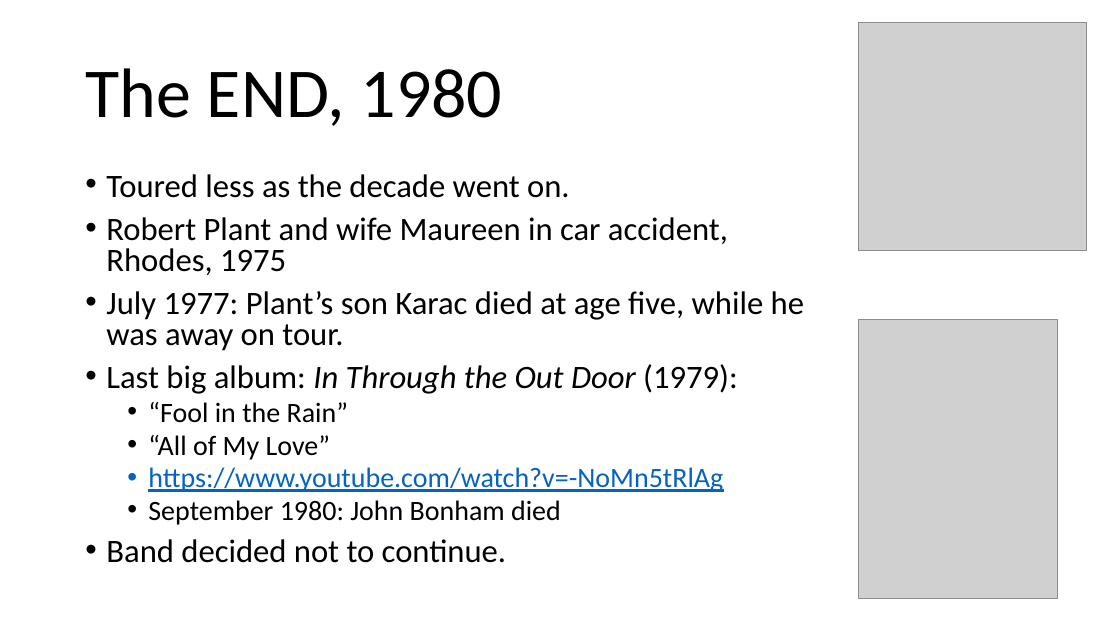
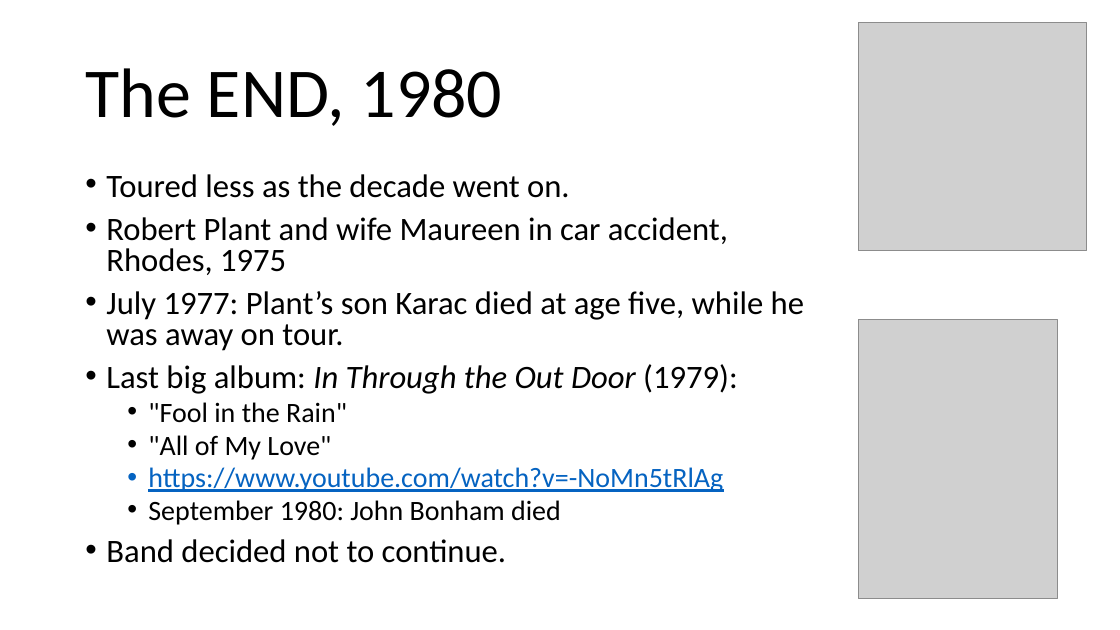
Before and after one commit to mrbaker1917/website, a slide deck: slide 6 of ASMU432/ppts/LedZep.pptx. Drawn at 1120x630 pixels with LibreOffice and Linux fonts; fonts in the diff are those of the drawing; grey boxes stand for pictures; background and template pictures are left out. Boxes give left, top, right and bottom in pixels: in the first picture for what was removed or moved away, otherwise in the second. Text is boxed around its words. In the diff, an @@ line names an element or a change of style, - is before the commit and + after.

```diff
--- a/ASMU432/ppts/LedZep.pptx
+++ b/ASMU432/ppts/LedZep.pptx
@@ text at [148,402,347,460]: text changed @@
-  • “Fool in the Rain”
-  • “All of My Love”
+  • "Fool in the Rain"
+  • "All of My Love"
```
Also in this commit, not shown: 4 other slides changed, 5 other files.
